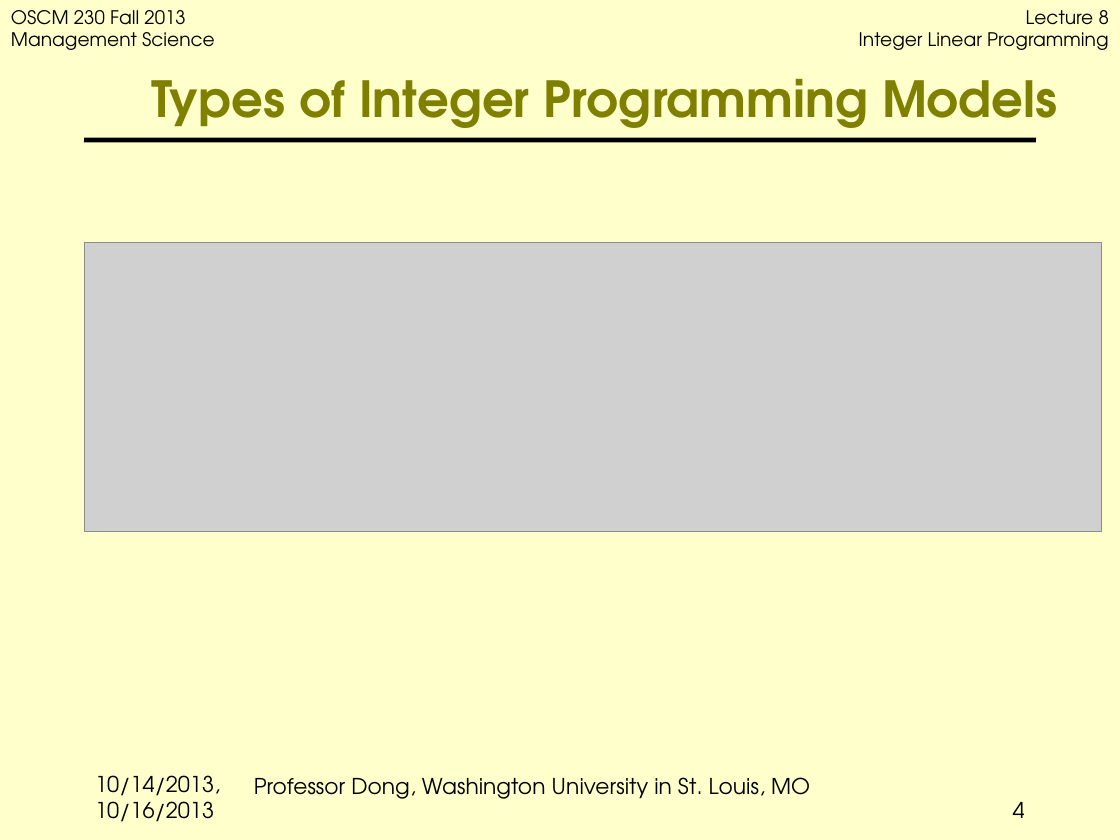
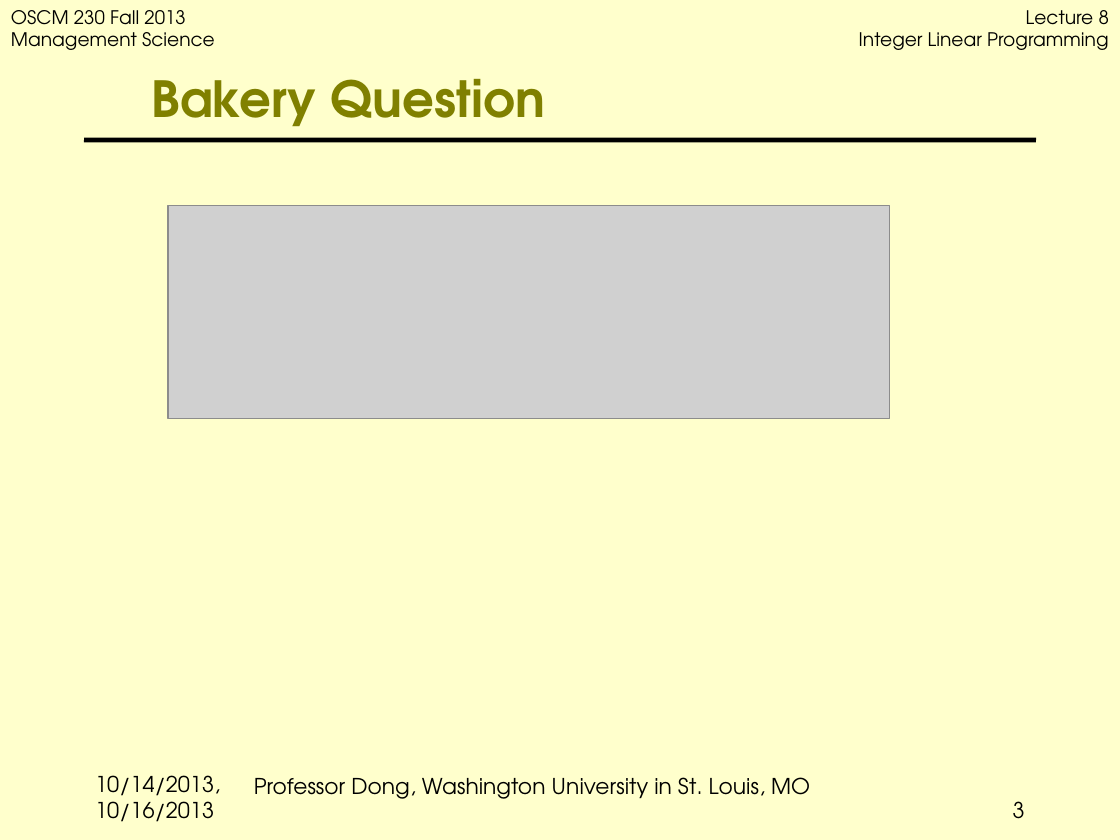
Before and after one commit to jbf232/OSCM230, a slide deck: slide 3 of Fall 2015/Lectures/Lecture 8 Integer Programming/Lecture8 IP.pptx (slide 4 before the commit). Drawn at 1120x840 pixels with LibreOffice and Linux fonts; fonts in the diff are those of the drawing; grey boxes stand for pictures; background and template pictures are left out. Boxes give left, top, right and bottom in pixels: in the first picture for what was removed or moved away, otherwise in the second. Text is boxed around its words. In the diff, an @@ line names an element or a change of style, - is before the commit and + after.

```diff
--- a/Fall 2015/Lectures/Lecture 8 Integer Programming/Lecture8 IP.pptx
+++ b/Fall 2015/Lectures/Lecture 8 Integer Programming/Lecture8 IP.pptx
@@ title at (x1=151, y1=79, x2=546, y2=139): text changed @@
-Types of Integer Programming Models
+Bakery Question
@@ picture added at (x1=168, y1=205, x2=889, y2=418) @@
@@ picture removed at (x1=85, y1=243, x2=1102, y2=532) @@
@@ page number at (x1=1013, y1=801, x2=1025, y2=819): text changed @@
-4
+3
```
Also in this commit, not shown: 1 other slide changed, 11 slides removed, 1 other file.
